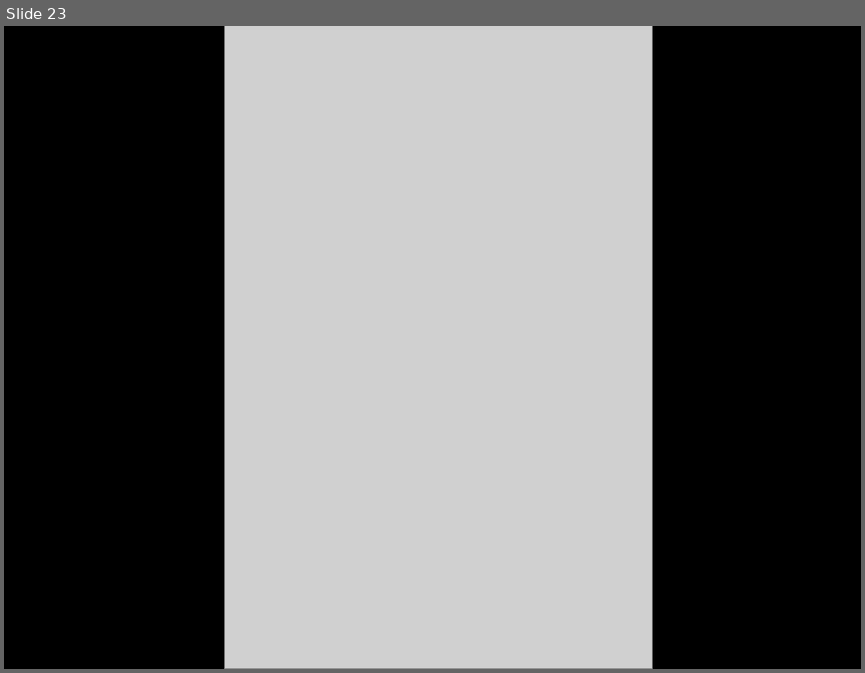
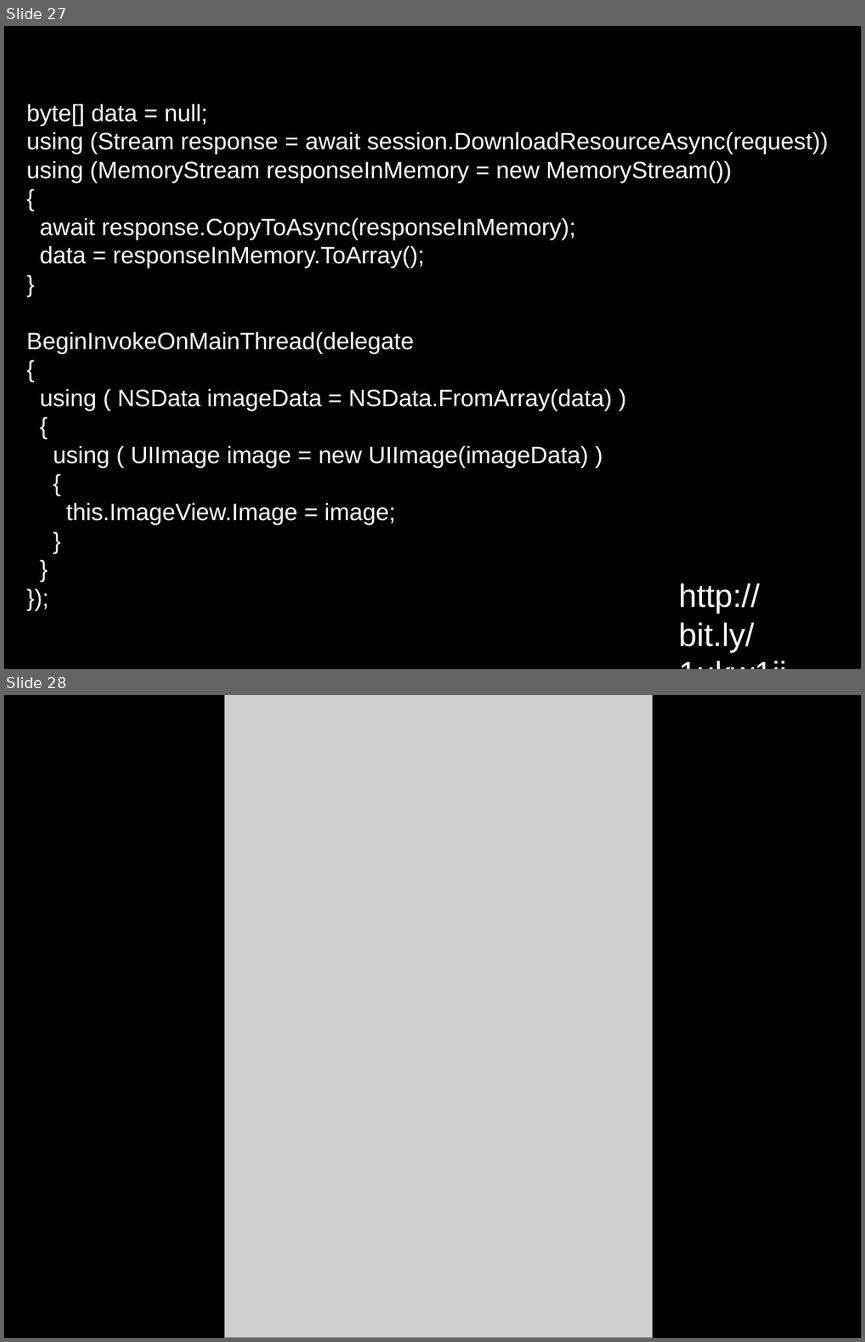
Before and after one commit to dodikk/xamarin-intro-slides, a slide deck: XamarinIntro.odp. Shown one above the other, each under a label of ours: slide 23 before the commit, slides 27 and 28 after it. The pictures are 865x673 and 865x1342 pixels, drawn with LibreOffice and Linux fonts; fonts in the diff are those of the drawing; grey boxes stand for pictures. Boxes give left, top, right and bottom in pixels: in the first picture for what was removed or moved away, otherwise in the second. Text is boxed around its words. In the diff, an @@ line names an element or a change of style, - is before the commit and + after.

Commit message:
Added image loading example

```diff
--- a/XamarinIntro.odp
+++ b/XamarinIntro.odp
@@ slide 27 added at <box>4,26,861,669</box>, background #000000 @@
@@ text added at <box>27,103,828,524</box>, 22 pt, text #FFFFFF @@
+byte[] data = null;
+using (Stream response = await session.DownloadResourceAsync(request))
+using (MemoryStream responseInMemory = new MemoryStream())
+{
+await response.CopyToAsync(responseInMemory);
+data = responseInMemory.ToArray();
+}
+BeginInvokeOnMainThread(delegate
+{
+using ( NSData imageData = NSData.FromArray(data) )
+{
+using ( UIImage image = new UIImage(imageData) )
+{
+this.ImageView.Image = image;
+}
+}
+});
@@ text added at <box>679,583,760,652</box>, 30 pt, text #FFFFFF @@
+http://bit.ly/1ukw1ii
@@ what was slide 23 is now slide 28 @@
```
Also in this commit, not shown: 6 other slides added, 1 slide removed.
